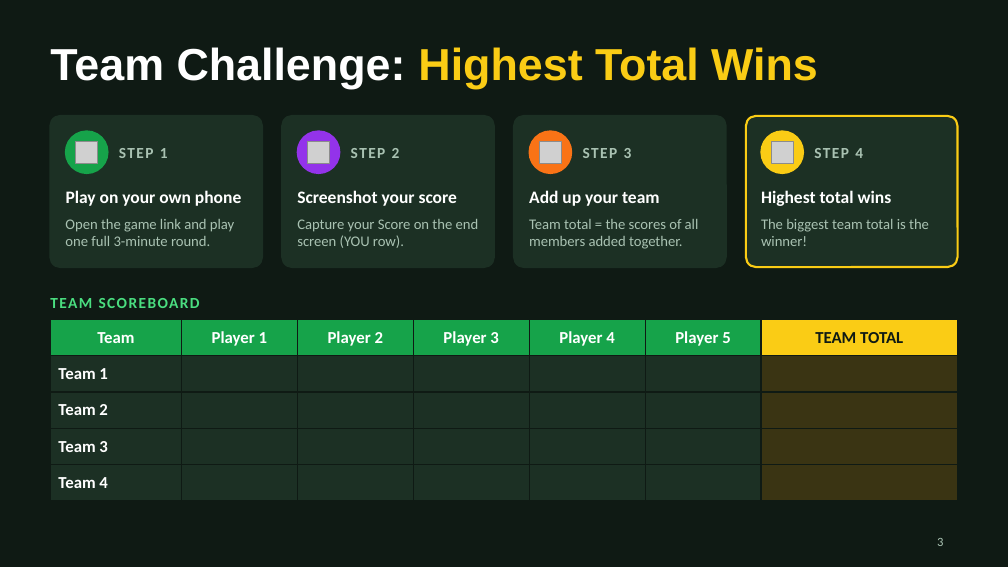
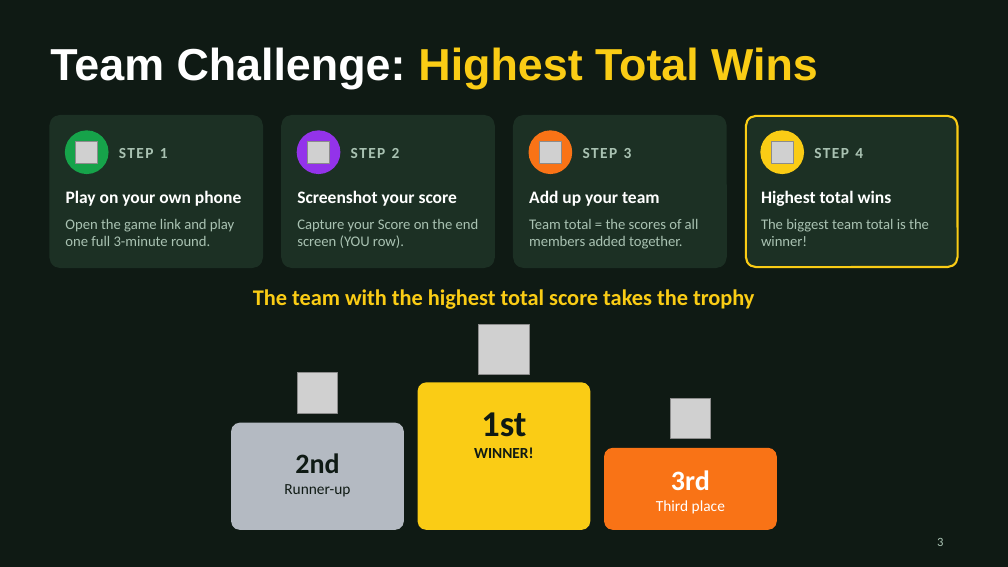
Before and after one commit to hzwnrli/malaysiainternship, a slide deck: slide 3 of slides/LPG_Lorry_Rush_How_to_Play.pptx. Drawn at 1008x567 pixels with LibreOffice and Linux fonts; fonts in the diff are those of the drawing; grey boxes stand for pictures. Boxes give left, top, right and bottom in pixels: in the first picture for what was removed or moved away, otherwise in the second. Text is boxed around its words. In the diff, an @@ line names an element or a change of style, - is before the commit and + after.

```diff
--- a/slides/LPG_Lorry_Rush_How_to_Play.pptx
+++ b/slides/LPG_Lorry_Rush_How_to_Play.pptx
@@ text at [253, 289, 755, 309]: text changed; size 11 to 16 pt; text colour #4ADE80 to #FACC15 @@
-TEAM SCOREBOARD
+The team with the highest total score takes the trophy
@@ table removed at [50, 320, 958, 492], 5 rows, 7 columns @@
-Team | Player 1 | Player 2 | Player 3 | Player 4 | Player 5 | TEAM TOTAL
-Team 1 |  |  |  |  |  | 
-Team 2 |  |  |  |  |  | 
-Team 3 |  |  |  |  |  | 
-Team 4 |  |  |  |  |  | 
@@ picture added at [479, 325, 529, 375] @@
@@ picture added at [297, 373, 338, 413] @@
@@ rounded rectangle added at [418, 383, 590, 529], fill #FACC15, outline #FACC15 1 pt @@
@@ text added at [474, 412, 534, 458], 11 pt, text #0F1A14, bold @@
+1st
+WINNER!
@@ picture added at [670, 398, 711, 438] @@
@@ rounded rectangle added at [232, 423, 403, 529], fill #B4BAC2, outline #B4BAC2 1 pt @@
@@ rounded rectangle added at [605, 449, 776, 529], fill #F97316, outline #F97316 1 pt @@
@@ text added at [284, 453, 350, 497], 11 pt, text #0F1A14 @@
+2nd
+Runner-up
@@ text added at [656, 470, 725, 514], 11 pt, text #FFFFFF @@
+3rd
+Third place
```
